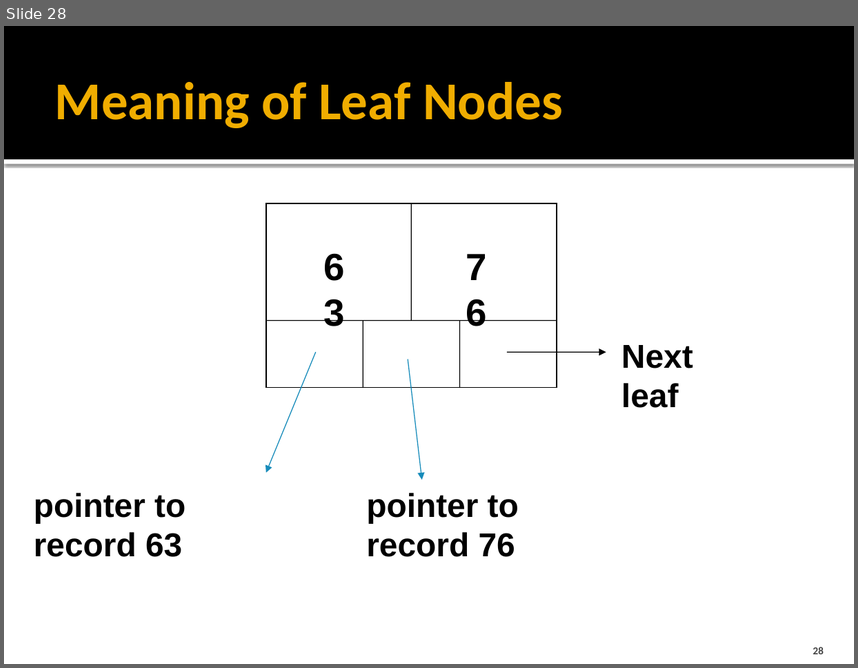
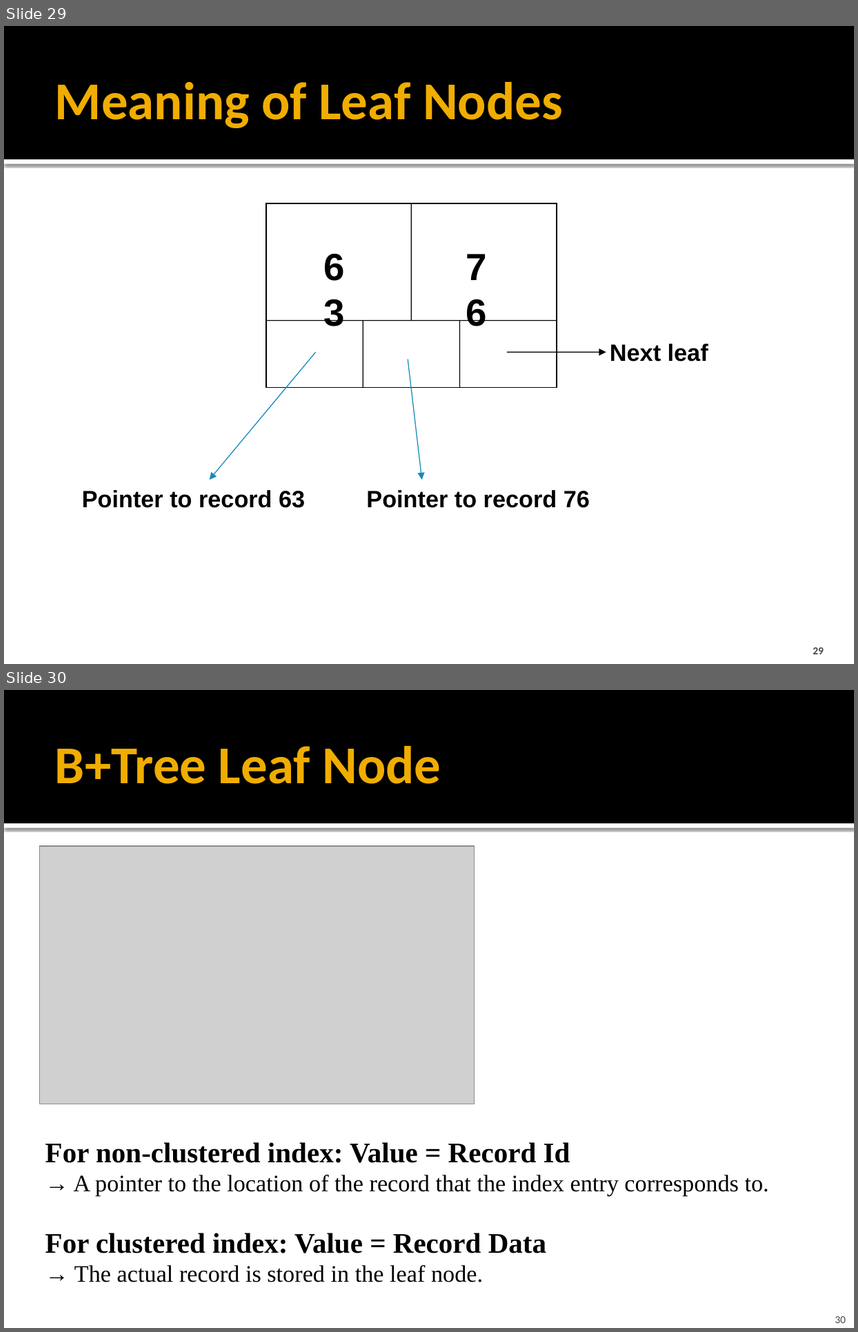
Before and after one commit to cmpt606f19/cmpt606-content, a slide deck: Lectures/06 Indexing.pptx. Shown one above the other, each under a label of ours: slide 28 before the commit, slides 29 and 30 after it. The pictures are 858x668 and 858x1332 pixels, drawn with LibreOffice and Linux fonts; fonts in the diff are those of the drawing; grey boxes stand for pictures. Boxes give left, top, right and bottom in pixels: in the first picture for what was removed or moved away, otherwise in the second. Text is boxed around its words. In the diff, an @@ line names an element or a change of style, - is before the commit and + after.

Commit message:
Updated indexing slides

```diff
--- a/Lectures/06 Indexing.pptx
+++ b/Lectures/06 Indexing.pptx
@@ slide 30 added at bbox=[4, 690, 854, 1328], background #FFFFFF; not listed: 2 template elements that a slide beside it also shows @@
@@ title added at bbox=[55, 746, 441, 784], 45 pt, text #F0AD00, bold @@
+B+Tree Leaf Node
@@ picture added at bbox=[40, 845, 474, 1103] @@
@@ text added at bbox=[45, 1142, 769, 1282], 20 pt, text #000000 @@
+For non-clustered index: Value = Record Id
+→ A pointer to the location of the record that the index entry corresponds to.
+For clustered index: Value = Record Data
+→ The actual record is stored in the leaf node.
@@ page number added at bbox=[835, 1316, 846, 1323], 9 pt, text #454545 @@
+30
@@ what was slide 28 is now slide 29 @@
@@ slide 29 changed as well @@
@@ text "Next leaf": place and size @@
-text "Next leaf" at bbox=[622, 345, 693, 408]
+text "Next leaf" at bbox=[610, 343, 708, 361]
@@ text "Next leaf" at bbox=[610, 343, 708, 361]: size 28 to 20 pt @@
@@ arrow moved from (316, 352) - (266, 472) to (316, 352) - (210, 479) @@
@@ text at bbox=[82, 490, 305, 508]: text changed; size 28 to 20 pt @@
-pointer to record 63
+Pointer to record 63
@@ text at bbox=[366, 490, 590, 508]: text changed; size 28 to 20 pt @@
-pointer to record 76
+Pointer to record 76
@@ page number at bbox=[813, 647, 824, 654]: text changed @@
-28
+29
```
Also in this commit, not shown: 20 other slides changed, 2 other slides added, 1 other file.
